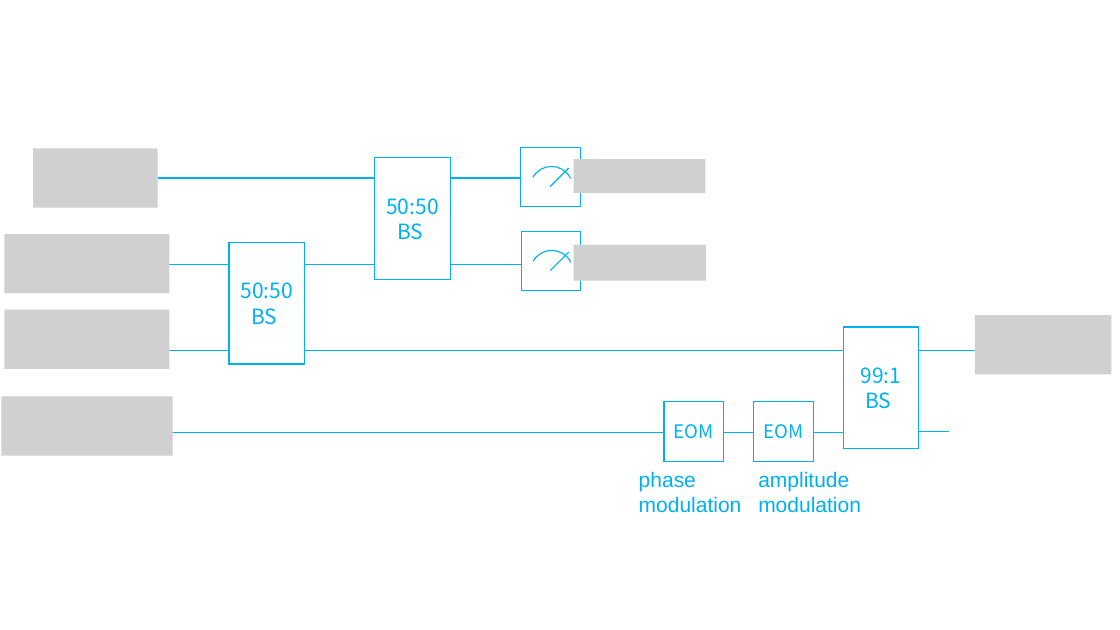
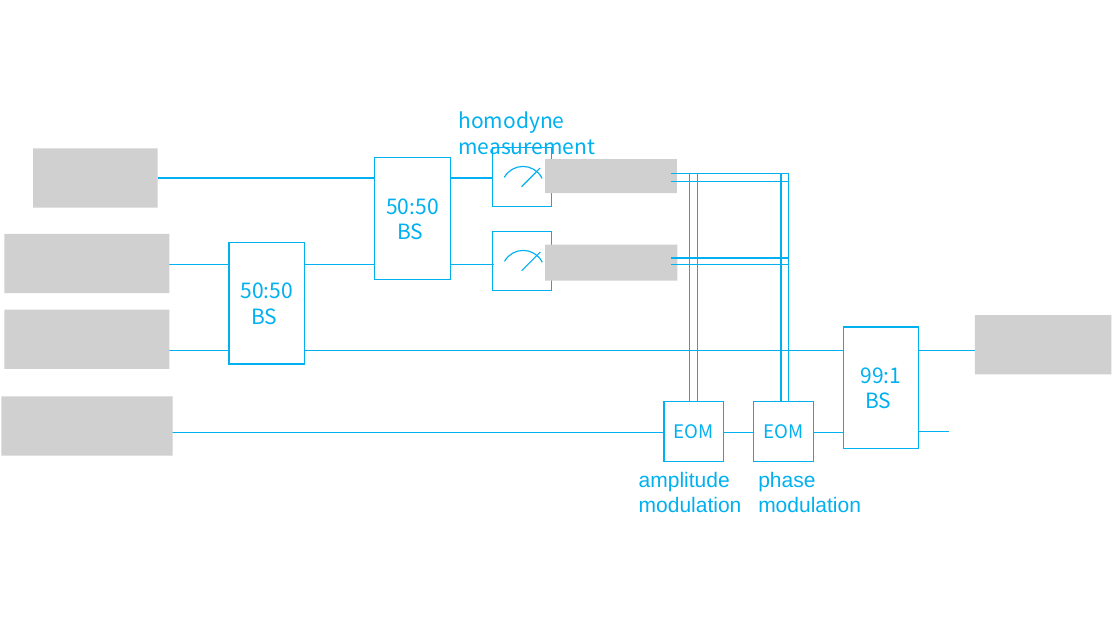
Before and after one commit to RyosukeNORO/quantum_teleportation, a slide deck: slide 1 of figure.pptx. Drawn at 1120x630 pixels with LibreOffice and Linux fonts; fonts in the diff are those of the drawing; grey boxes stand for pictures. Boxes give left, top, right and bottom in pixels: in the first picture for what was removed or moved away, otherwise in the second. Text is boxed around its words. In the diff, an @@ line names an element or a change of style, - is before the commit and + after.

```diff
--- a/figure.pptx
+++ b/figure.pptx
@@ group added at (458, 111, 789, 402): 8 lines, 1 text @@
+homodyne measurement
@@ line moved from (450, 178) - (521, 178) to (450, 178) - (492, 178) @@
@@ line moved from (450, 265) - (521, 265) to (450, 265) - (494, 265) @@
@@ 2 rectangles, 2 arc (boxed as its full ellipse)s, 2 lines, 2 pictures: place and size @@
-2 rectangles, 2 arc (boxed as its full ellipse)s, 2 lines, 2 pictures at (521, 148, 706, 302)
+2 rectangles, 2 arc (boxed as its full ellipse)s, 2 lines, 2 pictures at (492, 148, 677, 302)
@@ text at (639, 471, 730, 491): text changed @@
-phase
+amplitude
@@ text at (758, 471, 815, 491): text changed @@
-amplitude
+phase
```
Also in this commit, not shown: 1 other file.
